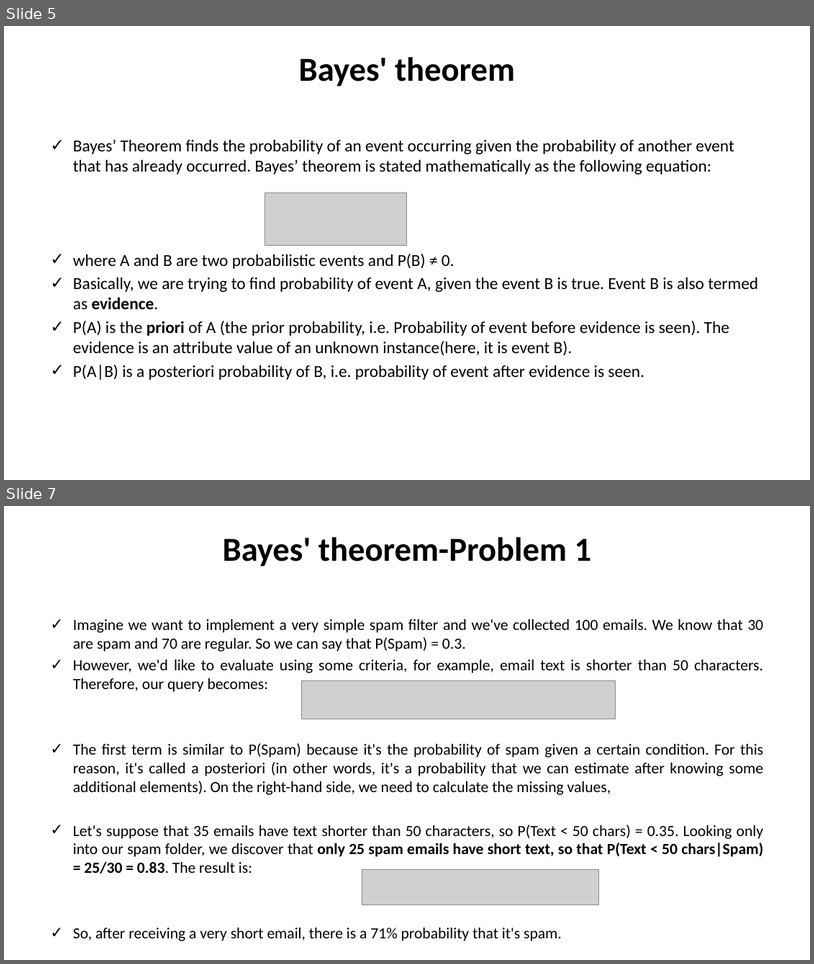
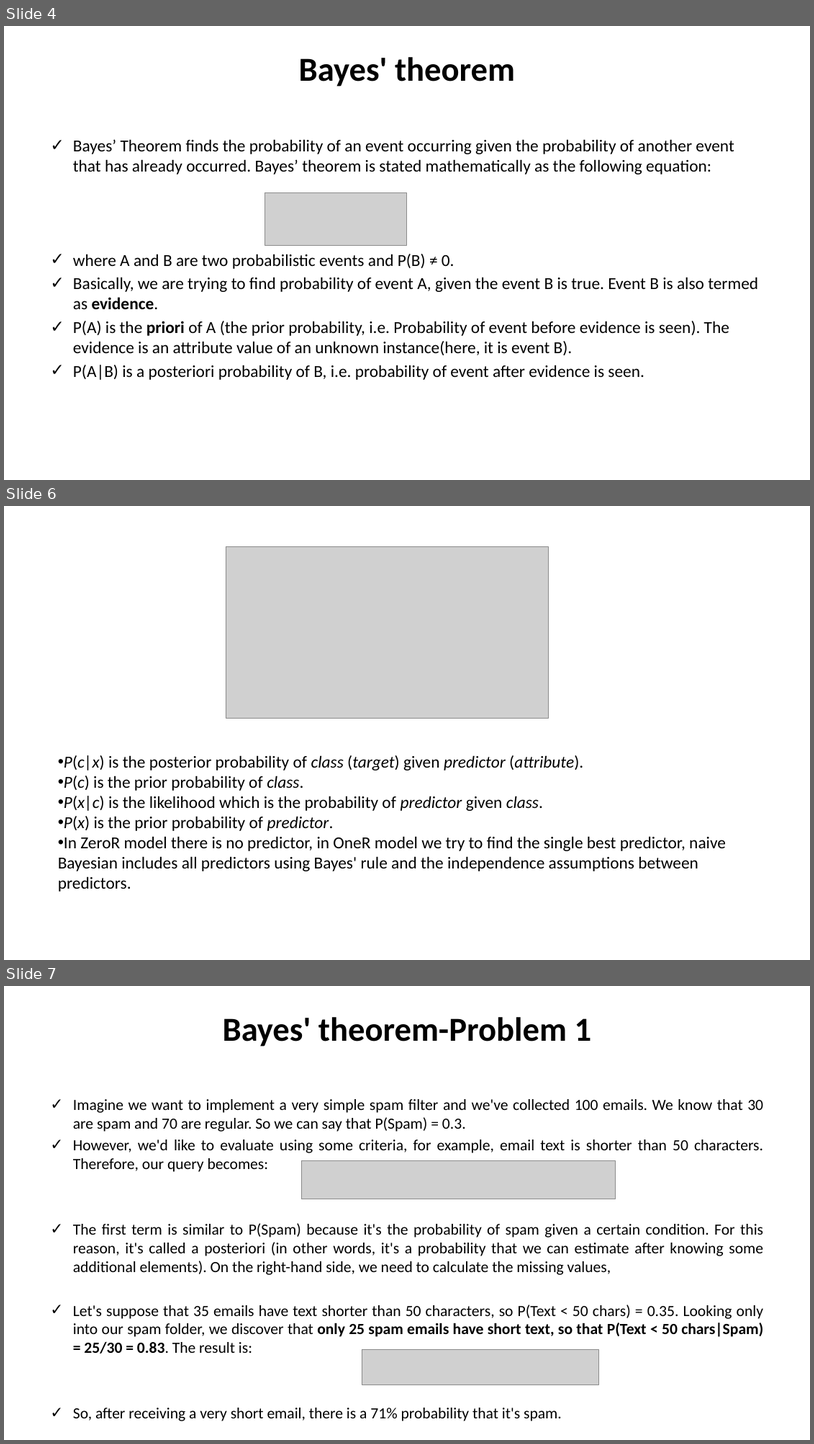
Before and after one commit to shakiliitju/B.Sc-in-ICT, a slide deck: 4.2 Fourth Year Second Semester/ICT - 4261 Machine Learning/Lectures/Lecture _09_10.pptx. Shown one above the other, each under a label of ours: slides 5 and 7 before the commit, slides 4, 6 and 7 after it; the slides between them are not shown. The pictures are 814x964 and 814x1444 pixels, drawn with LibreOffice and Linux fonts; fonts in the diff are those of the drawing; grey boxes stand for pictures. Boxes give left, top, right and bottom in pixels: in the first picture for what was removed or moved away, otherwise in the second. Text is boxed around its words. In the diff, an @@ line names an element or a change of style, - is before the commit and + after.

```diff
--- a/4.2 Fourth Year Second Semester/ICT - 4261 Machine Learning/Lectures/Lecture _09_10.pptx
+++ b/4.2 Fourth Year Second Semester/ICT - 4261 Machine Learning/Lectures/Lecture _09_10.pptx
@@ slide 6 added at bbox=[4, 506, 810, 960], background #FFFFFF @@
@@ picture added at bbox=[226, 546, 548, 718] @@
@@ text added at bbox=[58, 755, 726, 891], 20 pt, text #000000 @@
+• P(c|x) is the posterior probability of class (target) given predictor (attribute).
+• P(c) is the prior probability of class.
+• P(x|c) is the likelihood which is the probability of predictor given class.
+• P(x) is the prior probability of predictor.
+• In ZeroR model there is no predictor, in OneR model we try to find the single best predictor, naive Bayesian includes all predictors using Bayes' rule and the independence assumptions between predictors.
@@ what was slide 5 is now slide 4 @@
```
Also in this commit, not shown: 4 slides changed, 1 slide removed, 15 other files.
